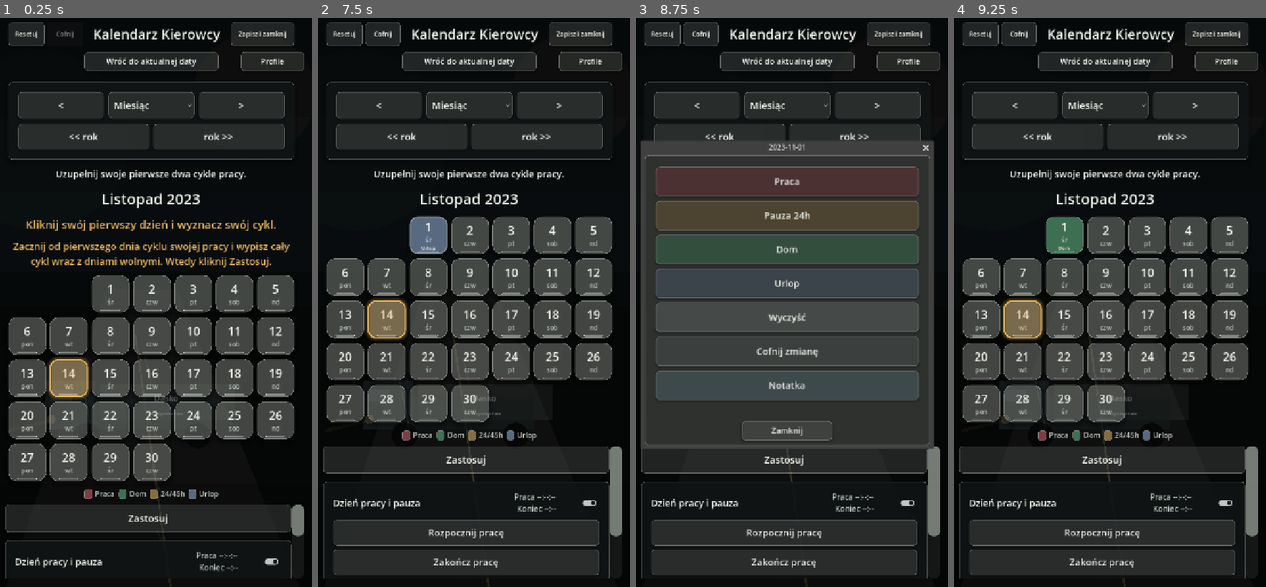
Above: before the commit, frames 1-4 (left to right).
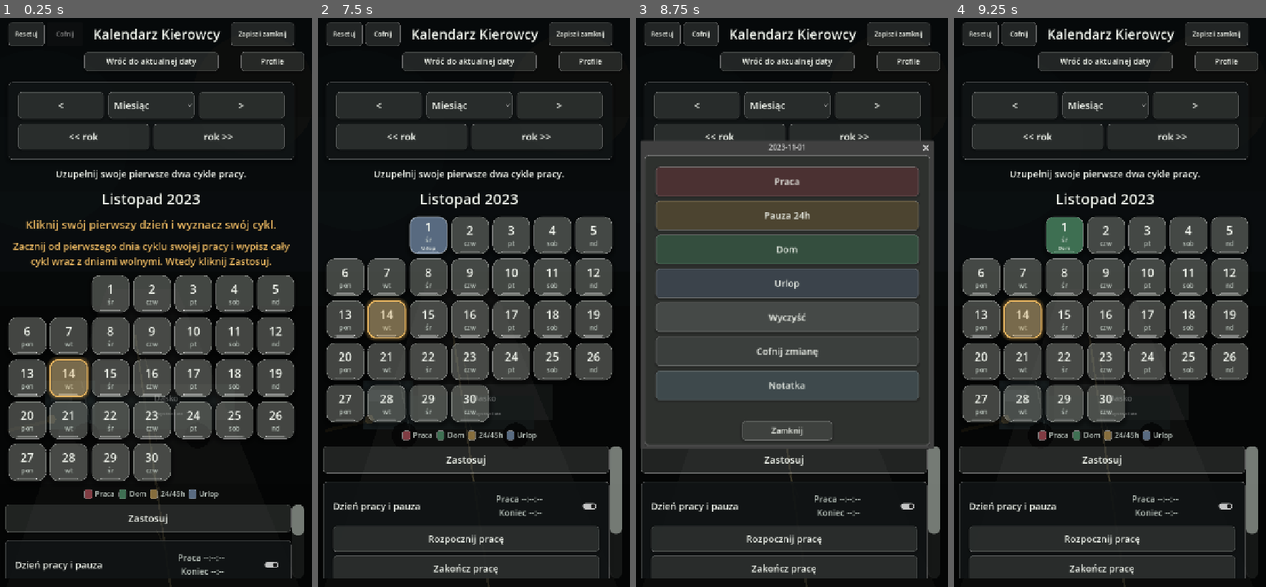
Above: after the commit, the same moments.

Repository: ElKlient/IDOL-Genesis
Game: Godot game, scene res://scenes/main.tscn
Same seed, same stepped clock (60 frames per second), same inputs: the game is played once before the commit and once after it.
Inputs (mouse positions are in pixels of both pictures, inside the frame that each line leads up to):
- Up to frame 1 (0.25 s): no input
- Up to frame 2 (7.5 s): click "Zapisz i zamknij" at 0.5 s; click "Cofnij" at 1.25 s; click "<" at 2 s; click "Miesiąc" at 2.75 s; click ">" at 3.5 s; click "<< rok" at 4.25 s; click "rok >>" at 5 s; click (427, 291) at 5.77 s; click (470, 291) at 6.52 s; click (511, 291) at 7.27 s
- Up to frame 3 (8.75 s): click (745, 234) at 8.02 s
- Up to frame 4 (9.25 s): click (1106, 234) at 8.77 s

The runs differ from the first frame. In frame 1, 0.6% of the frame differs, in the area x 5-98%, y 90-98%; in frame 2, 4.2%, in the area x 5-98%, y 83-99%; in frame 3, 4.2%; in frame 4, 4.2%.

Commit message:
Enlarge work timer and toggle

Diff:
--- a/scripts/main.gd
+++ b/scripts/main.gd
@@ -1018,10 +1018,10 @@
 	title.size_flags_horizontal = Control.SIZE_EXPAND_FILL
 	header.add_child(title)
 
-	work_timer_label = _make_label("Praca --:--:--\nKoniec --:--", 17, COLOR_TEXT_MUTED)
+	work_timer_label = _make_label("Praca --:--:--\nKoniec --:--", 19, COLOR_TEXT_MUTED)
 	work_timer_label.horizontal_alignment = HORIZONTAL_ALIGNMENT_RIGHT
 	work_timer_label.vertical_alignment = VERTICAL_ALIGNMENT_CENTER
-	work_timer_label.custom_minimum_size = Vector2(220, 52)
+	work_timer_label.custom_minimum_size = Vector2(250, 62)
 	work_timer_label.size_flags_horizontal = Control.SIZE_SHRINK_END
 	work_timer_label.visible = true
 	header.add_child(work_timer_label)
@@ -1030,7 +1030,7 @@
 	day_tools_toggle.text = ""
 	day_tools_toggle.button_pressed = day_tools_visible
 	day_tools_toggle.toggled.connect(_on_day_tools_toggled)
-	day_tools_toggle.custom_minimum_size = Vector2(88, 48)
+	day_tools_toggle.custom_minimum_size = Vector2(118, 66)
 	day_tools_toggle.size_flags_horizontal = Control.SIZE_SHRINK_END
 	_register_scroll_safe_control(day_tools_toggle)
 	header.add_child(day_tools_toggle)
